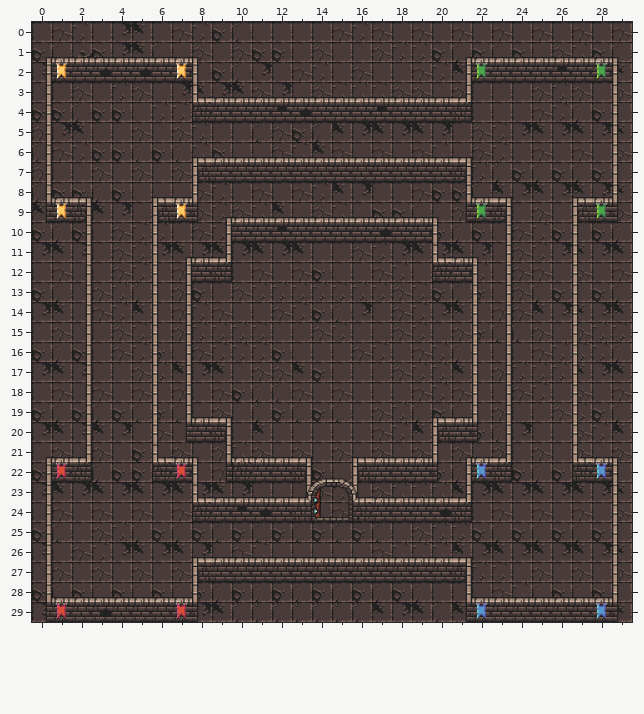
Tiled map: src/assets/levels/dungeon2.tmx. The picture above is the old version.
Cells are 64x64 px. Shown: x 0..29, y 0..29.
Once edited:
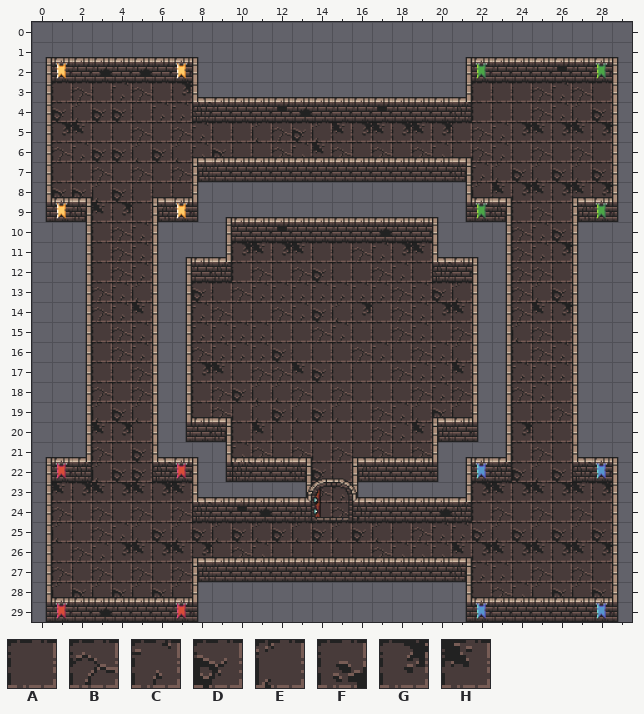
Key: from "0x72_DungeonTilesetII_v1.3 - C": A 129, B 130, C 131, D 161, E 162, F 163, G 193, H 194.
_ is an empty cell, # one hidden under a higher layer.
Edits made:
Layer "Floor tile layer":
y 0: x 0..29 ABCAGHABCDEAAAABCBABABABABABAB -> ______________________________
y 1: x 0..29 DEFDGHEABABDDABAABCCDEDEDABCDE -> ______________________________
y 2: x 0 G -> _; x 8..21 EDEGABCABAABCH -> ______________; x 29 H -> _
y 3: x 0 A -> _; x 8..21 HGHBGABCCCBBAB -> ______________; x 29 B -> _
y 4: x 0 D -> _; x 29 E -> _
y 5: x 0 B -> _; x 29 H -> _
y 6: x 0 E -> _; x 29 B -> _
y 7: x 0 B -> _; x 29 E -> _
y 8: x 0 E -> _; x 8..21 BCABABCHGAABDD -> ______________; x 29 H -> _
y 9: x 0 H -> _; x 8..21 BCBCHABCADDEAB -> ______________; x 29 B -> _
y 10: x 0..2 DED -> ___; x 6..9 CABC -> ____; x 20..23 DEDA -> ____; x 27..29 EDE -> ___
y 11: x 0..2 GHG -> ___; x 6..9 GHGH -> ____; x 20..23 GHGA -> ____; x 27..29 HGH -> ___
y 12: x 0..2 ABA -> ___; x 6..7 AB -> __; x 22..23 CA -> __; x 27..29 BAB -> ___
y 13: x 0..2 DEA -> ___; x 6..7 AB -> __; x 22..23 DA -> __; x 27..29 EDE -> ___
y 14: x 0..2 GHA -> ___; x 6..7 AB -> __; x 22..23 AB -> __; x 27..29 HGH -> ___
y 15: x 0..2 ABA -> ___; x 6..7 AB -> __; x 22..23 DE -> __; x 27..29 BCC -> ___
y 16: x 0..2 DED -> ___; x 6..7 DA -> __; x 22..23 AA -> __; x 27..29 CCE -> ___
y 17: x 0..2 GHG -> ___; x 6..7 CH -> __; x 22..23 AB -> __; x 27..29 HGH -> ___
y 18: x 0..2 ABA -> ___; x 6..7 AB -> __; x 22..23 AA -> __; x 27..29 BAB -> ___
y 19: x 0..2 DED -> ___; x 6..7 DE -> __; x 22..23 AB -> __; x 27..29 CDE -> ___
y 20: x 0..2 GHG -> ___; x 6..7 BA -> __; x 22..23 DE -> __; x 27..29 BCH -> ___
y 21: x 0..2 ABA -> ___; x 6..9 EBAB -> ____; x 20..23 ABAB -> ____; x 27..29 BAB -> ___
y 22: x 0 D -> _; x 8..9 AB -> __; x 20..21 DE -> __; x 29 E -> _
y 23: x 0 G -> _; x 8..13 GHGAAA -> ______; x 16..21 ABCCCH -> ______; x 29 H -> _
y 24: x 0 A -> _; x 29 B -> _
y 25: x 0 D -> _; x 29 E -> _
y 26: x 0 G -> _; x 29 H -> _
y 27: x 0 A -> _; x 29 B -> _
y 28: x 0 D -> _; x 8..21 DEDEDEDEDEDEAA -> ______________; x 29 E -> _
y 29: x 0 G -> _; x 8..21 GH#######HGH#H -> ______________; x 29 H -> _
Layer "Wall tile layer":
y 29: x 10..16 EEEEEEE -> _______; x 20 E -> _
Changed places in both pictures, as pixel boxes (x1, y1, x2, y2):
removed: (32, 22, 632, 622)
